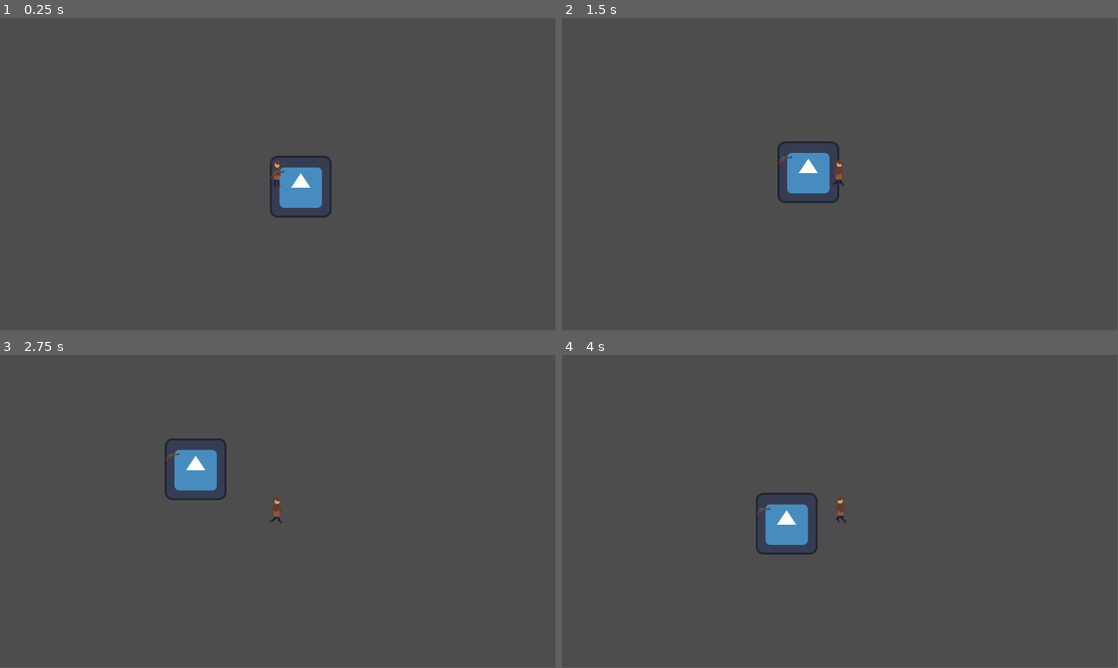
Above: before the commit, frames 1-4 (two rows, left to right).
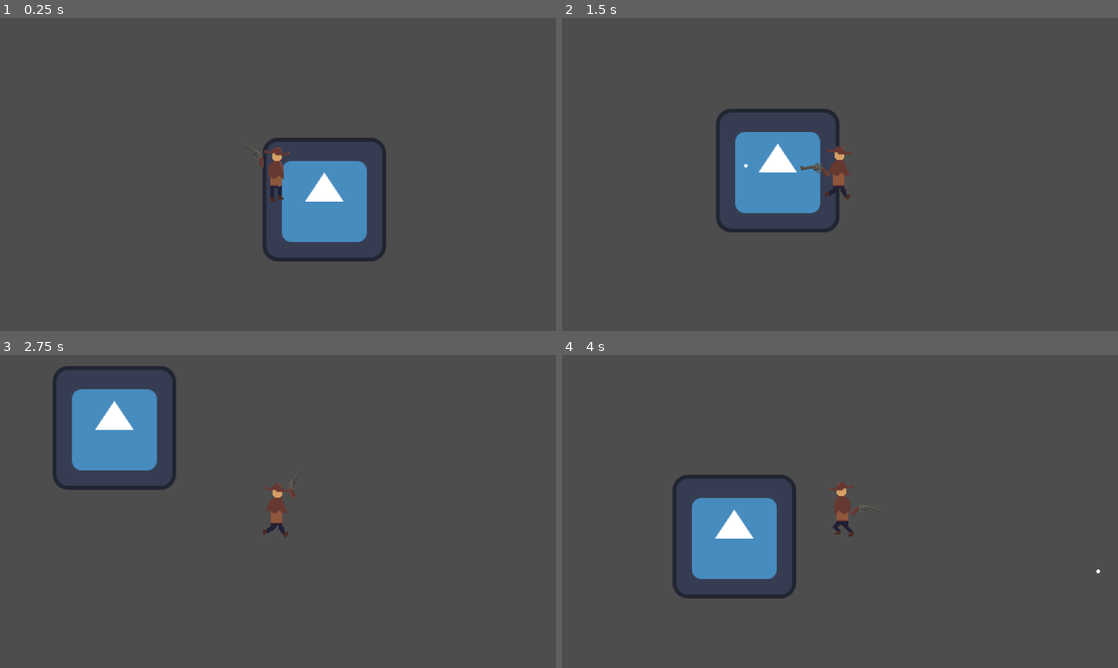
Above: after the commit, the same moments.

Repository: AdamOravecz1/solo-development-72-hour-jam--13
Game: Godot game, scene res://Scenes/main.tscn
Same seed, same stepped clock (60 frames per second), same inputs: the game is played once before the commit and once after it. The engine's default icon, where the game draws it, is replaced by a stand-in: a white triangle on a blue panel in a dark square.
Inputs (mouse positions are in pixels of both pictures, inside the frame that each line leads up to):
- Up to frame 1 (0.25 s): no input
- Up to frame 2 (1.5 s): move the mouse to (962, 158) at 0.52 s; hold D (right) 0.53-1.28 s; click (962, 158) at 0.6 s; move the mouse to (728, 190) at 1.27 s; hold S (down) from 1.28 s (still down); click (728, 190) at 1.35 s
- Up to frame 3 (2.75 s): move the mouse to (333, 442) at 2.02 s; release S (down) at 2.03 s; hold D (right) from 2.03 s (still down); click (333, 442) at 2.1 s
- Up to frame 4 (4 s): move the mouse to (812, 574) at 2.77 s; release D (right) at 2.78 s; hold W (up) 2.78-3.53 s; click (812, 574) at 2.85 s; move the mouse to (1006, 558) at 3.52 s; hold A (left) from 3.53 s (still down); click (1006, 558) at 3.6 s
In our replay, the window is 799x449 before the commit and 800x450 after it. These sizes can differ from the game's own. Grey fills any space a smaller window leaves; there, only what the larger window draws over its background counts as a difference.

The runs differ from the first frame. In frame 1, 4.7% of the frame differs, in the area x 45-70%, y 38-78%; in frame 2, 4.8%; in frame 3, 6.6%, in the area x 9-54%, y 3-59%; in frame 4, 5.9%.

Commit message:
shooting and enemy sprite

Diff:
--- /dev/null
+++ b/Scenes/main.gd
@@ -0,0 +1,13 @@
+extends Control
+
+
+const bullet_scene = preload("res://bullet.tscn")
+
+@onready var projectile: Control = $Projectile
+
+
+func shoot(pos):
+	var bullet = bullet_scene.instantiate()
+	bullet.global_position = pos
+	bullet.direction = (get_global_mouse_position() - bullet.global_position).normalized()
+	projectile.add_child(bullet)
--- a/Scenes/main.tscn
+++ b/Scenes/main.tscn
@@ -1,8 +1,8 @@
 [gd_scene format=3 uid="uid://pq2mvhgxv5lt"]
 
+[ext_resource type="Script" uid="uid://bo6ibk1pwywnf" path="res://Scenes/main.gd" id="1_8gbba"]
 [ext_resource type="Texture2D" uid="uid://hmva1ek8a5l0" path="res://icon.svg" id="1_bo1nx"]
 [ext_resource type="PackedScene" uid="uid://du5ewigicqno" path="res://Scenes/player.tscn" id="1_jjgbg"]
-[ext_resource type="Texture2D" uid="uid://knm57ja1d6ue" path="res://Sprites/Revolver.png" id="3_8gbba"]
 
 [node name="Main" type="Control" unique_id=2079648008]
 layout_mode = 3
@@ -11,6 +11,7 @@
 anchor_bottom = 1.0
 grow_horizontal = 2
 grow_vertical = 2
+script = ExtResource("1_8gbba")
 
 [node name="Icon" type="Sprite2D" parent="." unique_id=2073264767]
 position = Vector2(48, 26)
@@ -18,5 +19,7 @@
 
 [node name="Player" parent="." unique_id=1116560694 instance=ExtResource("1_jjgbg")]
 
-[node name="Revolver" type="Sprite2D" parent="." unique_id=2062203473]
-texture = ExtResource("3_8gbba")
+[node name="Projectile" type="Control" parent="." unique_id=1869413977]
+anchors_preset = 0
+offset_right = 40.0
+offset_bottom = 40.0
--- a/Scenes/player.gd
+++ b/Scenes/player.gd
@@ -2,12 +2,31 @@
 
 @export var speed: float = 150.0
 @onready var animated_sprite: AnimatedSprite2D = $AnimatedSprite2D
+@onready var pivot_point: Node2D = $PivotPoint
+@onready var revolver: Sprite2D = $PivotPoint/Revolver
+@onready var fire_point: Node2D = $PivotPoint/Revolver/FirePoint
 
+
+@onready var main = get_tree().current_scene
+var fire_point_start: Vector2
+
+func _ready() -> void:
+	fire_point_start = fire_point.position
 
 func _process(delta: float) -> void:
 	var direction = Input.get_vector("left", "right", "up", "down")
 	velocity = direction * speed
 	move_and_slide()
+
+	pivot_point.look_at(get_global_mouse_position())
+
+	var flipped = get_global_mouse_position().x < global_position.x
+
+	revolver.flip_v = flipped
+
+	fire_point.position = Vector2(fire_point_start.x, -fire_point_start.y if flipped else fire_point_start.y)
+
+
 	if velocity.length() > 0.0:
 		animated_sprite.play("run")
 	else:
@@ -15,5 +34,10 @@
 
 	if direction[0] > 0:
 		animated_sprite.flip_h = false
+
 	elif direction[0] < 0:
 		animated_sprite.flip_h = true
+
+
+	if Input.is_action_just_pressed("shoot"):
+		main.shoot(fire_point.global_position)
--- a/Scenes/player.tscn
+++ b/Scenes/player.tscn
@@ -2,6 +2,7 @@
 
 [ext_resource type="Texture2D" uid="uid://b3n7a611hgbid" path="res://Sprites/Player.png" id="1_cvnsp"]
 [ext_resource type="Script" uid="uid://cjyr7jdimc0oj" path="res://Scenes/player.gd" id="2_6t5aa"]
+[ext_resource type="Texture2D" uid="uid://knm57ja1d6ue" path="res://Sprites/Revolver.png" id="3_6t5aa"]
 
 [sub_resource type="AtlasTexture" id="AtlasTexture_cvnsp"]
 atlas = ExtResource("1_cvnsp")
@@ -97,3 +98,15 @@
 shape = SubResource("RectangleShape2D_pu2lt")
 
 [node name="Camera2D" type="Camera2D" parent="." unique_id=435106093]
+zoom = Vector2(2, 2)
+
+[node name="PivotPoint" type="Node2D" parent="." unique_id=1658408642]
+position = Vector2(0, -9)
+
+[node name="Revolver" type="Sprite2D" parent="PivotPoint" unique_id=1137173085]
+texture_filter = 1
+position = Vector2(27, 0)
+texture = ExtResource("3_6t5aa")
+
+[node name="FirePoint" type="Node2D" parent="PivotPoint/Revolver" unique_id=281283130]
+position = Vector2(14, -5)
--- /dev/null
+++ b/bullet.gd
@@ -0,0 +1,17 @@
+extends Area2D
+
+@export var speed: float = 500
+
+var direction: Vector2 = Vector2.RIGHT
+
+func _ready() -> void:
+	rotation = direction.angle()
+
+func _physics_process(delta: float) -> void:
+	global_position += direction * speed * delta
+
+
+
+
+func _on_timer_timeout() -> void:
+	queue_free()
--- /dev/null
+++ b/bullet.tscn
@@ -0,0 +1,24 @@
+[gd_scene format=3 uid="uid://htisxx5jtmth"]
+
+[ext_resource type="Texture2D" uid="uid://0fb1lxgwqdlq" path="res://Sprites/Bullet.png" id="1_v7oki"]
+[ext_resource type="Script" uid="uid://gthd20u1b08h" path="res://bullet.gd" id="1_v8qja"]
+
+[sub_resource type="RectangleShape2D" id="RectangleShape2D_v8qja"]
+size = Vector2(6, 5)
+
+[node name="Bullet" type="Area2D" unique_id=1575905685]
+script = ExtResource("1_v8qja")
+
+[node name="CollisionShape2D" type="CollisionShape2D" parent="." unique_id=245121672]
+position = Vector2(0, -0.5)
+shape = SubResource("RectangleShape2D_v8qja")
+
+[node name="Bullet" type="Sprite2D" parent="." unique_id=284124194]
+texture = ExtResource("1_v7oki")
+
+[node name="Timer" type="Timer" parent="." unique_id=780278749]
+wait_time = 5.0
+one_shot = true
+autostart = true
+
+[connection signal="timeout" from="Timer" to="." method="_on_timer_timeout"]
--- a/project.godot
+++ b/project.godot
@@ -14,6 +14,11 @@
 run/main_scene="uid://pq2mvhgxv5lt"
 config/features=PackedStringArray("4.6", "GL Compatibility")
 config/icon="res://icon.svg"
+
+[display]
+
+window/stretch/mode="viewport"
+window/stretch/scale_mode="integer"
 
 [input]
 
@@ -41,6 +46,11 @@
 , Object(InputEventKey,"resource_local_to_scene":false,"resource_name":"","device":-1,"window_id":0,"alt_pressed":false …(186 unchanged characters)…
 ]
 }
+shoot={
+"deadzone": 0.2,
+"events": [Object(InputEventMouseButton,"resource_local_to_scene":false,"resource_name":"","device":-1,"window_id":0,"alt_pressed":false,"shift_pressed":false,"ctrl_pressed":false,"meta_pressed":false,"button_mask":0,"position":Vector2(0, 0),"global_position":Vector2(0, 0),"factor":1.0,"button_index":1,"canceled":false,"pressed":false,"double_click":false,"script":null)
+]
+}
 
 [physics]
 
@@ -52,3 +62,5 @@
 rendering_device/driver.windows="d3d12"
 renderer/rendering_method="gl_compatibility"
 renderer/rendering_method.mobile="gl_compatibility"
+2d/snap/snap_2d_transforms_to_pixel=true
+2d/snap/snap_2d_vertices_to_pixel=true
Not shown, added: Scenes/main.gd.uid
Binary file added: Sprites/Bullet.png
Not shown, added: Sprites/Bullet.png.import
Binary file added: Sprites/Enemy.png
Not shown, added: Sprites/Enemy.png.import
Not shown, added: bullet.gd.uid
